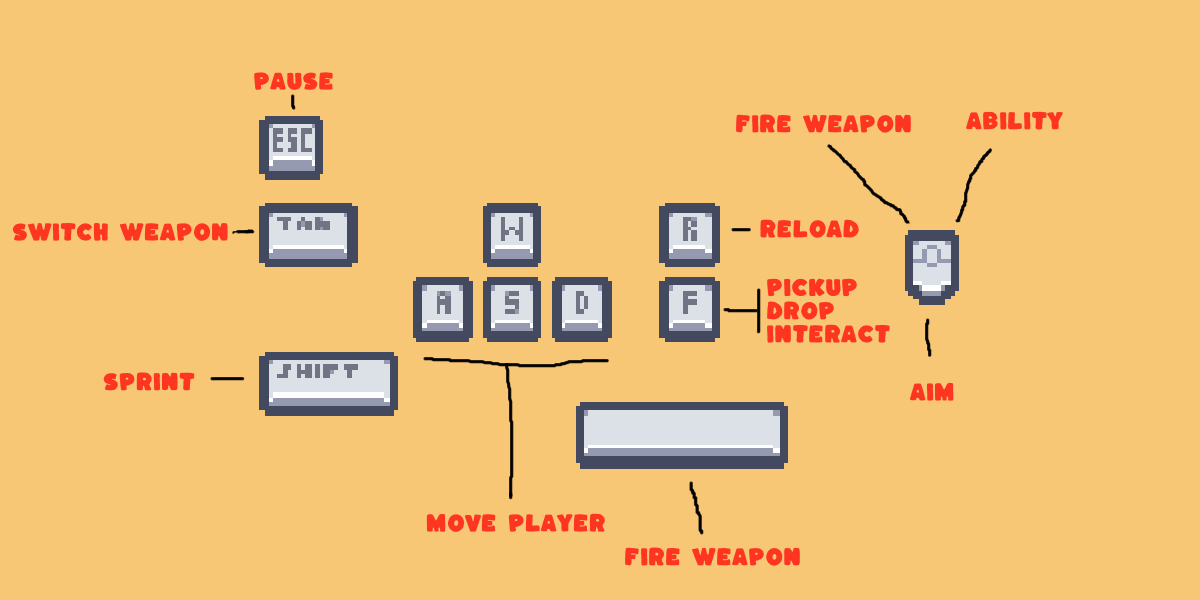
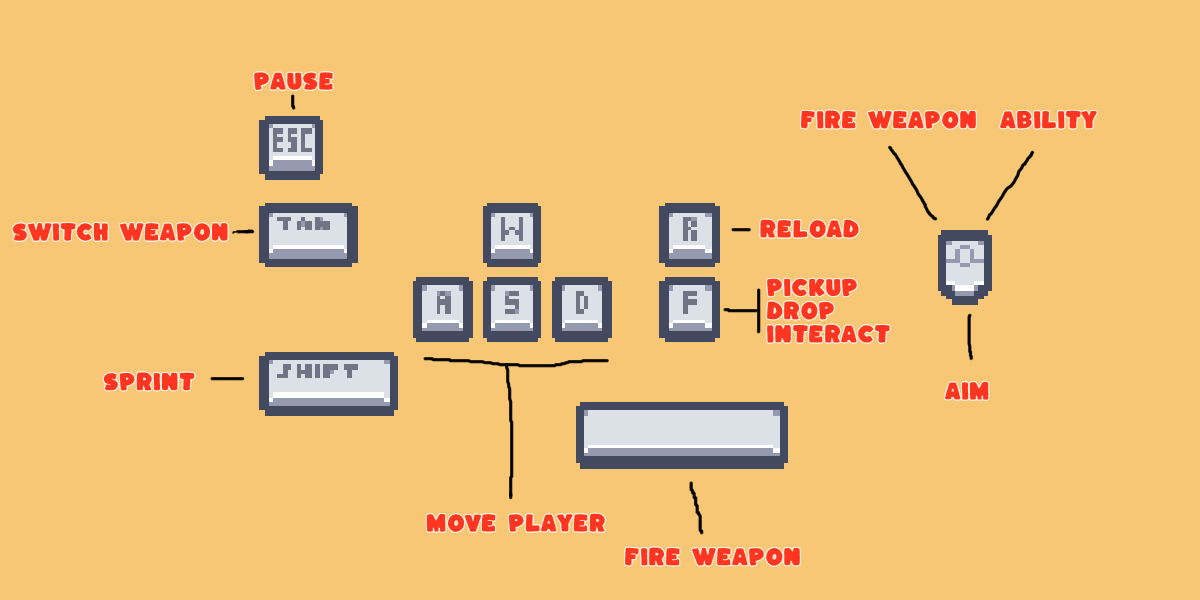
Comparing the layer stacks of the two w=1200, h=600 images. Changes:
painted on "Keys_New" over 228, 109, 1060, 401
moved "Paint Layer 1" above "Background", painted on it over 192, 71, 1088, 567
painted on "Background" over 11, 71, 1098, 567
